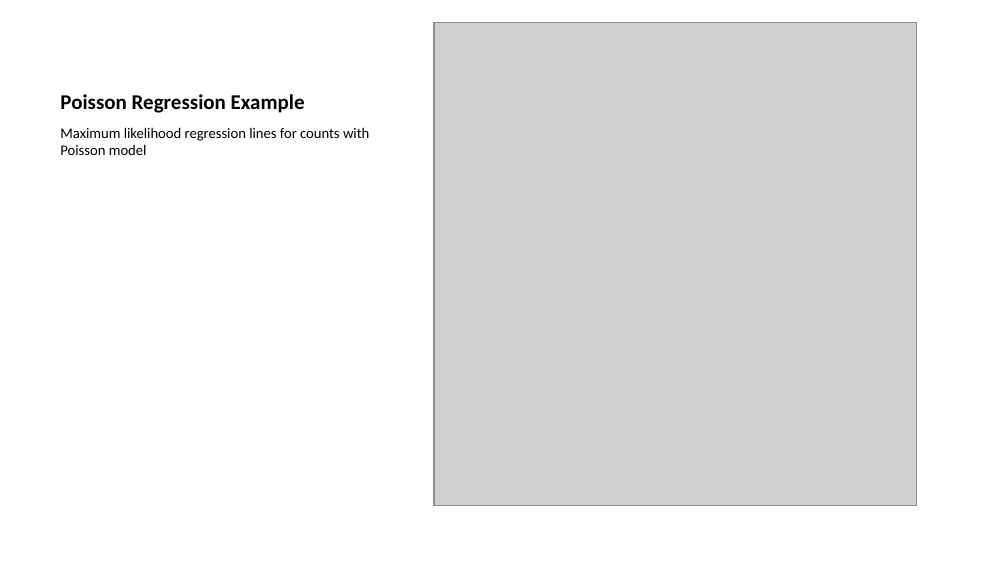
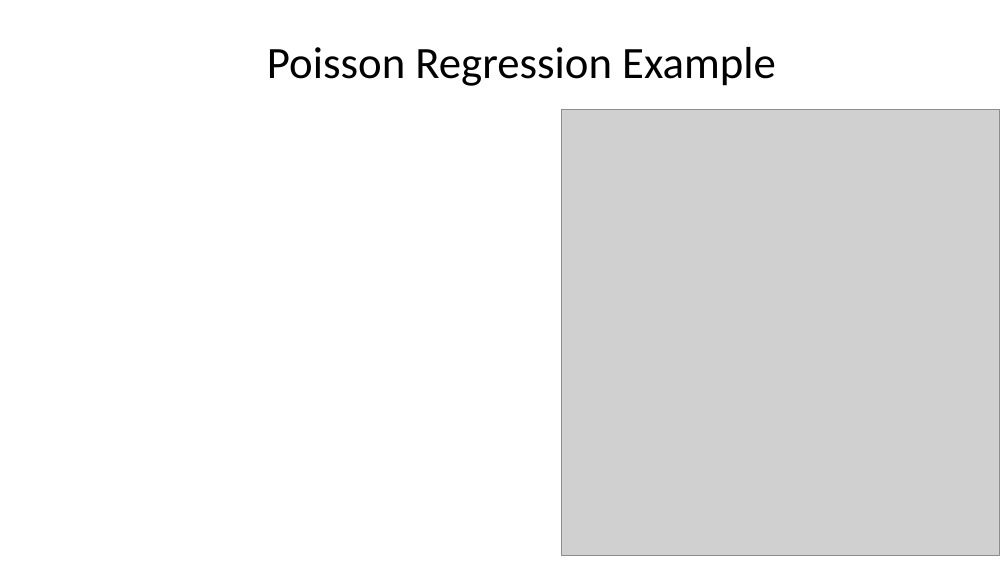
Before and after one commit to StephenElston/CSCI-E-83, a slide deck: slide 53 of LectureSlides/09_GeneralizingTheLinearModel.pptx (slide 51 before the commit). Drawn at 1008x567 pixels with LibreOffice and Linux fonts; fonts in the diff are those of the drawing; grey boxes stand for pictures. Boxes give left, top, right and bottom in pixels: in the first picture for what was removed or moved away, otherwise in the second. Text is boxed around its words. In the diff, an @@ line names an element or a change of style, - is before the commit and + after.

```diff
--- a/LectureSlides/09_GeneralizingTheLinearModel.pptx
+++ b/LectureSlides/09_GeneralizingTheLinearModel.pptx
@@ title "Poisson Regression Example" at (x1=267, y1=47, x2=776, y2=86): size 15 to 32 pt, bold off; alignment left to centre @@
@@ picture removed at (x1=434, y1=22, x2=917, y2=505) @@
@@ picture added at (x1=561, y1=109, x2=999, y2=555) @@
@@ text removed at (x1=60, y1=127, x2=369, y2=155) @@
-Maximum likelihood regression lines for counts with Poisson model
```
Also in this commit, not shown: 6 other slides changed, 17 slides added, 15 slides removed.
